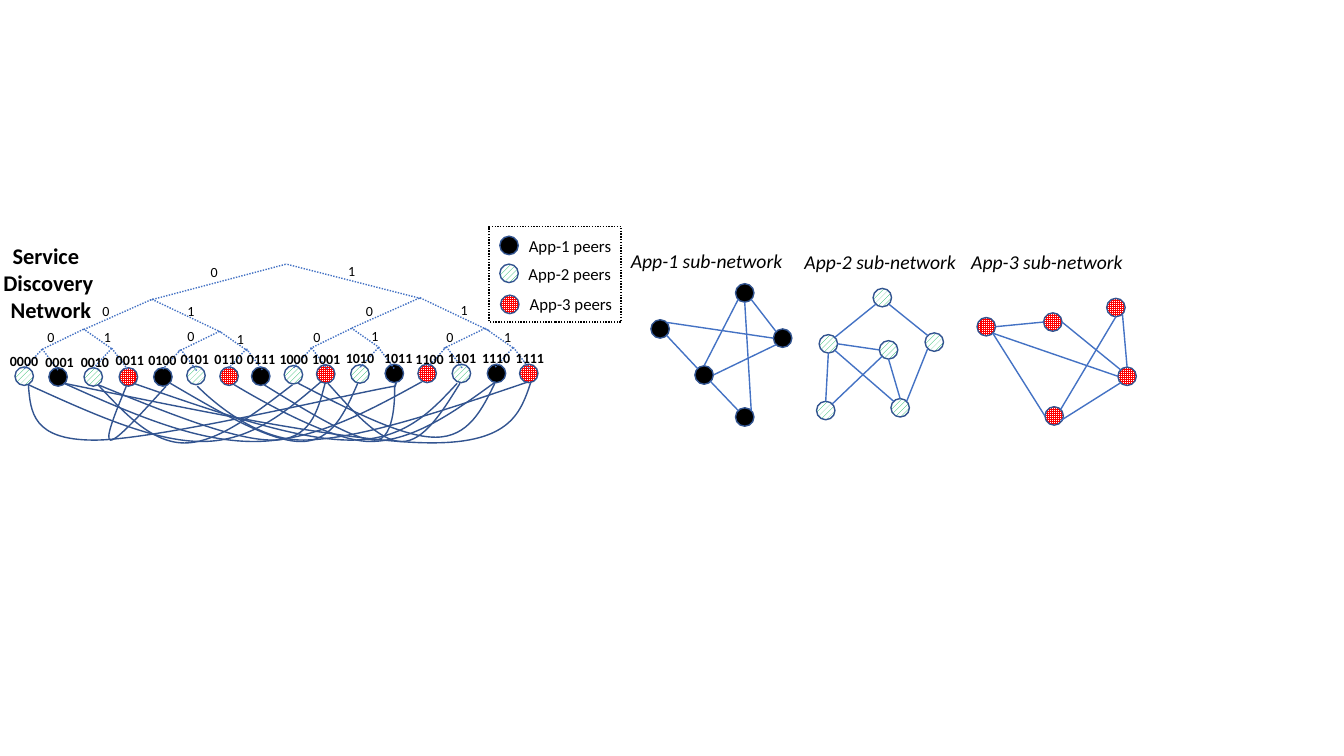
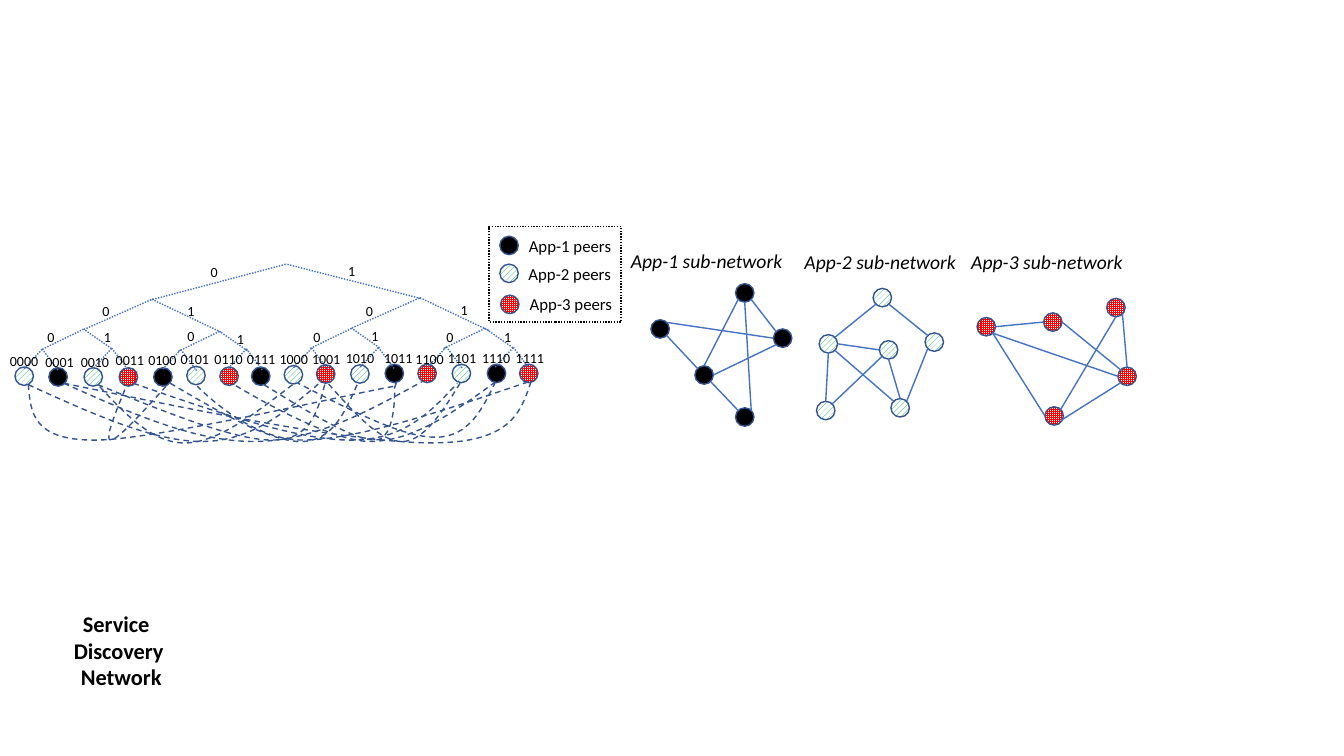
Before and after one commit to sambacha/service-discovery-paper, a slide deck: slide 2 of img/subnetwork-source.pptx. Drawn at 1344x756 pixels with LibreOffice and Linux fonts; fonts in the diff are those of the drawing. Boxes give left, top, right and bottom in pixels: in the first picture for what was removed or moved away, otherwise in the second. Text is boxed around its words. In the diff, an @@ line names an element or a change of style, - is before the commit and + after.

```diff
--- a/img/subnetwork-source.pptx
+++ b/img/subnetwork-source.pptx
@@ bold off in 16 elements at box(10, 354, 38, 370), box(45, 355, 73, 371), box(81, 355, 109, 371), box(116, 354, 144, 369), box(148, 354, 176, 369), box(181, 352, 209, 368), box(214, 353, 242, 368), box(247, 352, 275, 368), box(280, 352, 308, 368), box(312, 352, 340, 368), box(346, 352, 374, 368), box(384, 354, 412, 368), box(415, 352, 443, 368), box(448, 351, 476, 367), box(482, 351, 510, 367), box(516, 351, 544, 367) @@
@@ outline #325491 1 pt to #325491 1 pt dashed in 13 elements at box(198, 382, 528, 441), box(234, 382, 495, 442), box(64, 382, 421, 442), box(170, 383, 358, 442), box(64, 382, 530, 444), box(28, 383, 396, 440), box(98, 385, 292, 444), box(328, 383, 460, 442), box(298, 382, 496, 438), box(109, 386, 166, 441), box(28, 382, 321, 442), box(98, 383, 325, 440), box(133, 383, 457, 440) @@
@@ text "Service": place and size @@
-text "Service" at box(3, 248, 93, 318)
+text "Service" at box(74, 616, 164, 685)
```
Also in this commit, not shown: 2 slides added, 1 other file.
